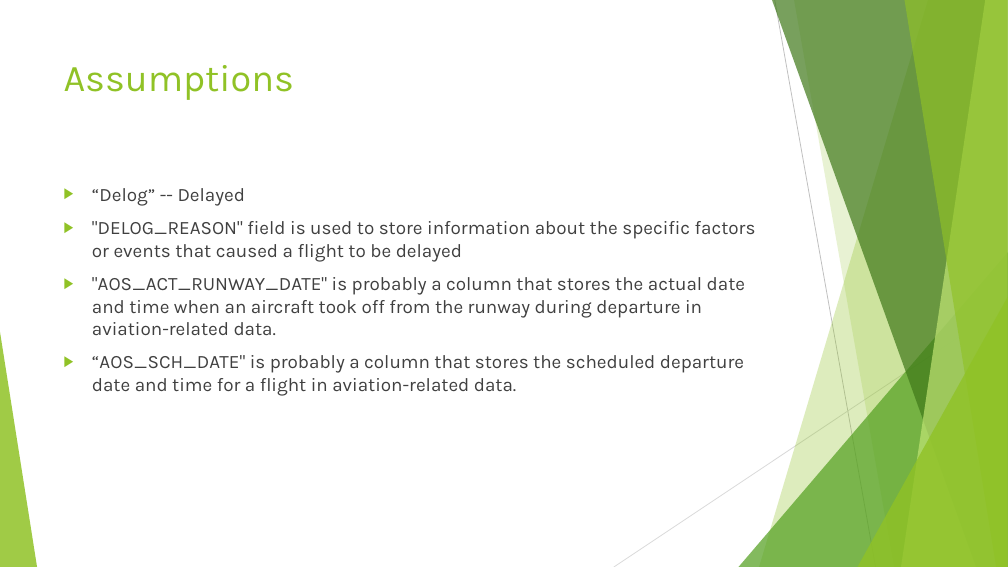
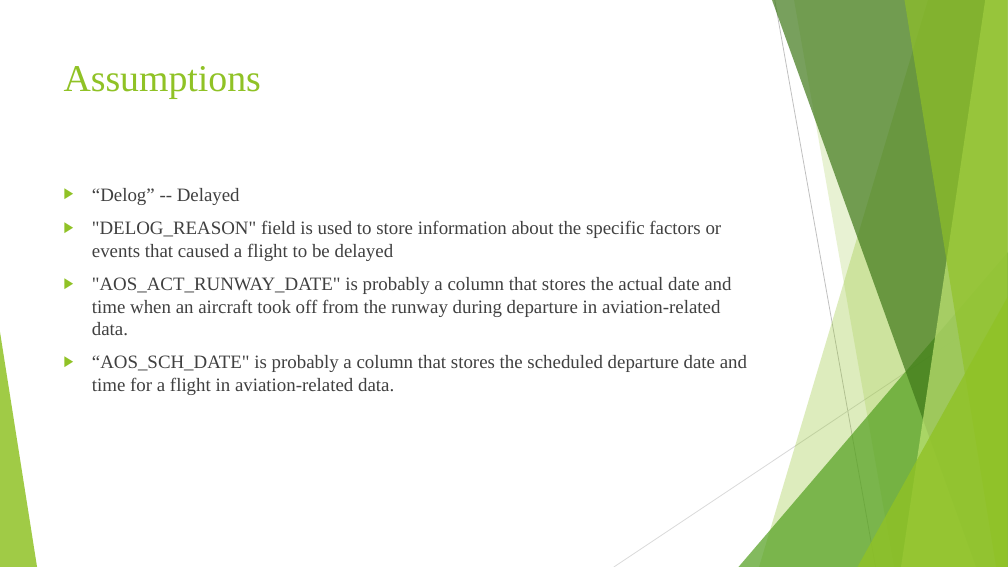
Before and after one commit to Amruthhs/EDA-ASU-Data, a slide deck: slide 4 of DAA Project.pptx. Drawn at 1008x567 pixels with LibreOffice and Linux fonts; fonts in the diff are those of the drawing. Boxes give left, top, right and bottom in pixels: in the first picture for what was removed or moved away, otherwise in the second. Text is boxed around its words. In the diff, an @@ line names an element or a change of style, - is before the commit and + after.

```diff
--- a/DAA Project.pptx
+++ b/DAA Project.pptx
@@ title "Assumptions" at box(64, 66, 261, 99): font Karla to Times New Roman @@
@@ text "“Delog” -- Delayed" at box(92, 188, 747, 395): font Karla to Times New Roman @@
```
Also in this commit, not shown: 5 other slides changed, 1 slide added.
